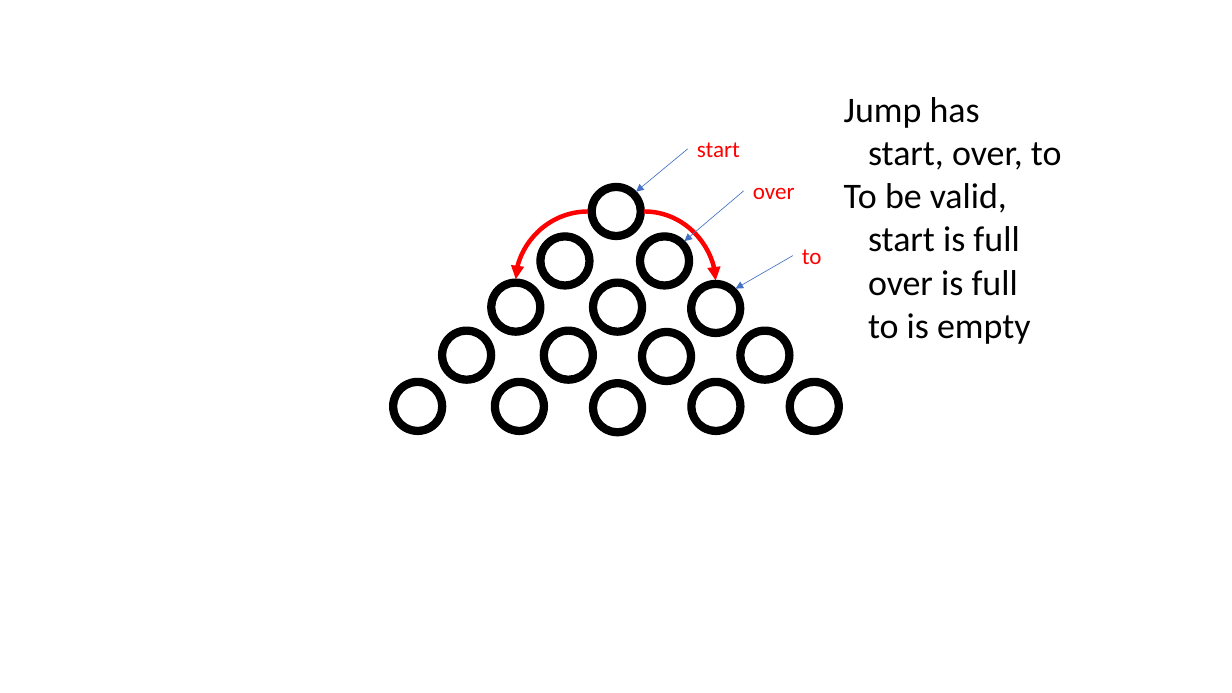
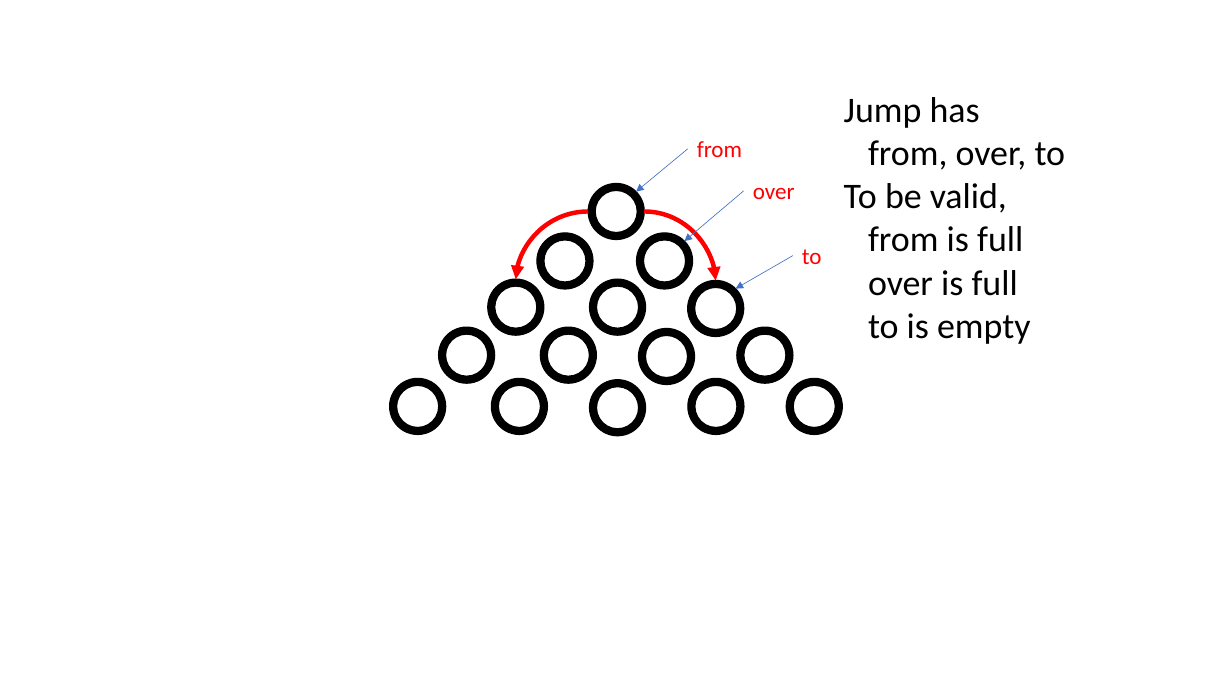
Before and after one commit to GregorKiczales/spd-materials, a slide deck: slide 5 of instructor/l17/l17-pad.pptx. Drawn at 1232x693 pixels with LibreOffice and Linux fonts; fonts in the diff are those of the drawing. Boxes give left, top, right and bottom in pixels: in the first picture for what was removed or moved away, otherwise in the second. Text is boxed around its words. In the diff, an @@ line names an element or a change of style, - is before the commit and + after.

```diff
--- a/instructor/l17/l17-pad.pptx
+++ b/instructor/l17/l17-pad.pptx
@@ text at (697,141,742,157): text changed @@
-start
+from
@@ text at (868,140,1066,170): text changed @@
-start, over, to
+from, over, to
@@ text at (868,226,1023,252): text changed @@
-start is full
+from is full
```
Also in this commit, not shown: 5 other slides changed, 1 slide removed, 1 other file.
